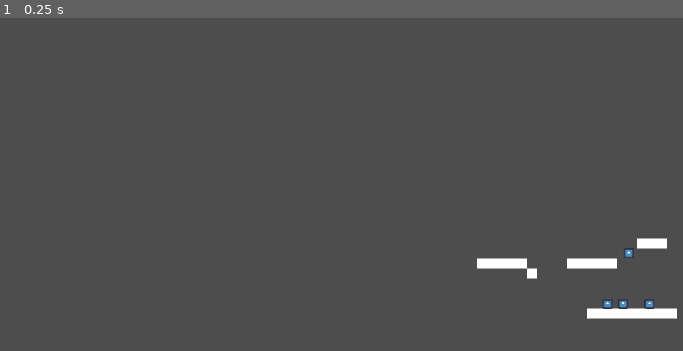
Above: before the commit, frame 1.
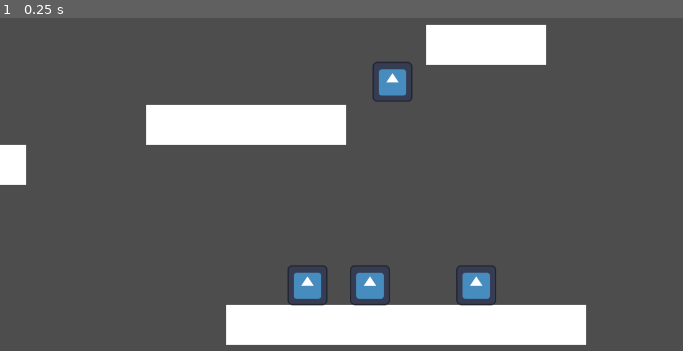
Above: after the commit, the same moment.

Repository: xtr3m3nerd/mini-jam-153-magnet-fishing
Game: Godot game, scene res://scenes/testing/test_magnet.tscn
Same seed, same stepped clock (60 frames per second), same inputs: the game is played once before the commit and once after it. The project has no main scene, so this scene is started directly. The engine's default icon, where the game draws it, is replaced by a stand-in: a white triangle on a blue panel in a dark square.
Inputs:
- Up to frame 1 (0.25 s): no input

The runs differ from the first frame. In frame 1, 15% of the frame differs, in the area x 0-100%, y 2-99%.

Commit message:
pickup working

Diff:
--- a/scenes/prefabs/magnet.gd
+++ b/scenes/prefabs/magnet.gd
@@ -38,6 +38,26 @@
 
 		for object in sticky_zone.get_overlapping_bodies():
 			if object not in sticky_objects:
+
+
+				var sticky = object.get_node("StickyZone")
+
+				var sticky_addition = sticky.duplicate()
+				sticky.get_node("CollisionShape2D").disabled = true
+
+				sticky_zone.add_child(sticky_addition)
+				sticky_addition.global_position = object.position
+
+				var object_pos = object.position
+				object.get_parent().remove_child(object)
+				self.add_child(object)
+				object.global_position = object_pos
+				object.get_node("CollisionShape2D").disabled = false
+				object.sleeping = true
+				object.gravity_scale = 0
+				object.is_stickied = true
+				object.freeze = true
+
 				#var joint = DampedSpringJoint2D.new()
 				#
 				#joint.length = 1.1 * object.global_position.distance_to(self.global_position)
@@ -48,25 +68,7 @@
 				#joint.position = Vector2.ZERO
 				#
 				#joint.node_a = object.get_path()
-				#joint.node_b = self.get_path()
-
-				var sticky = object.get_node("StickyZone")
-
-				var sticky_addition = sticky.duplicate()
-				sticky.get_node("CollisionShape2D").disabled = true
-
-				sticky_zone.add_child(sticky_addition)
-				sticky_addition.global_position = object.position
-
-				object.get_parent().remove_child(object)
-				self.add_child(object)
-				object.get_node("CollisionShape2D").disabled = true
-				object.sleeping = true
-				object.gravity_scale = 0
-				object.is_stickied = true
-				object.freeze = true
-
-
+				#joint.node_b = sticky_addition.get_path()
 
 				#sticky_joints.append(joint)
 				original_sticky_colliders.append(sticky)
@@ -75,7 +77,7 @@
 
 	else:
 		#for joint in sticky_joints:
-		#	joint.queue_free()
+			#joint.queue_free()
 		for sticky_collider in sticky_colliders:
 			sticky_collider.queue_free()
 
@@ -88,6 +90,11 @@
 			object.sleeping = false
 			object.gravity_scale = 1
 			object.freeze = false
+			object.is_stickied = false
+
+			#var object_pos = object.position
+			#object.get_parent().remove_child(object)
+			#object.global_position = object_pos
 
 		#sticky_joints = []
 		sticky_objects = []
--- a/scenes/prefabs/object.gd
+++ b/scenes/prefabs/object.gd
@@ -4,6 +4,5 @@
 
 func _integrate_forces(state):
 	if is_stickied and get_parent() is RigidBody2D:
-		state.transform = get_parent().transform #Transform2D.IDENTITY
 		state.linear_velocity = Vector2.ZERO
 		state.angular_velocity = 0
--- a/scenes/testing/test_magnet.tscn
+++ b/scenes/testing/test_magnet.tscn
@@ -1,9 +1,10 @@
-[gd_scene load_steps=8 format=3 uid="uid://cyg54bxmsjdsw"]
+[gd_scene load_steps=9 format=3 uid="uid://cyg54bxmsjdsw"]
 
 [ext_resource type="Texture2D" uid="uid://cjupouwrmter5" path="res://assets/images/test_tiles.png" id="1_pie0n"]
 [ext_resource type="Script" path="res://scenes/testing/move_tester.gd" id="3_p3xqu"]
 [ext_resource type="PackedScene" uid="uid://djolgnxu2mb7x" path="res://scenes/prefabs/magnet.tscn" id="4_bm0ju"]
 [ext_resource type="PackedScene" uid="uid://4lip57hh47xs" path="res://scenes/testing/object.tscn" id="4_r0fmc"]
+[ext_resource type="Texture2D" uid="uid://catog4cl4ltxq" path="res://icon.svg" id="5_l4a3x"]
 
 [sub_resource type="TileSetAtlasSource" id="TileSetAtlasSource_xcba5"]
 texture = ExtResource("1_pie0n")
@@ -33,8 +34,8 @@
 layer_0/tile_data = PackedInt32Array(786441, 65536, 0, 786442, 65536, 0, 786443, 65536, 0, 786444, 65536, 0, 786445, 65 …(340 unchanged characters)…
 
 [node name="Camera2D" type="Camera2D" parent="."]
-position = Vector2(41, 150)
-zoom = Vector2(0.5, 0.5)
+position = Vector2(779, 448)
+zoom = Vector2(2, 2)
 
 [node name="Object" parent="." instance=ExtResource("4_r0fmc")]
 position = Vector2(755, 512)
@@ -56,3 +57,8 @@
 [node name="CollisionShape2D" type="CollisionShape2D" parent="Node2D"]
 scale = Vector2(1e-05, 1e-05)
 shape = SubResource("CircleShape2D_vyb3d")
+
+[node name="Sprite2D" type="Sprite2D" parent="."]
+position = Vector2(0, -2)
+scale = Vector2(0.15, 0.15)
+texture = ExtResource("5_l4a3x")
